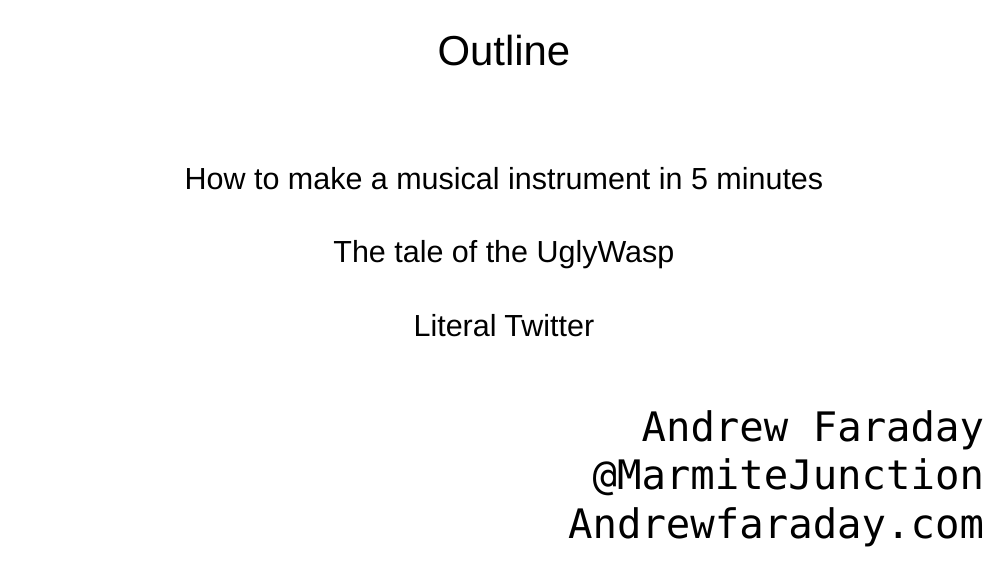
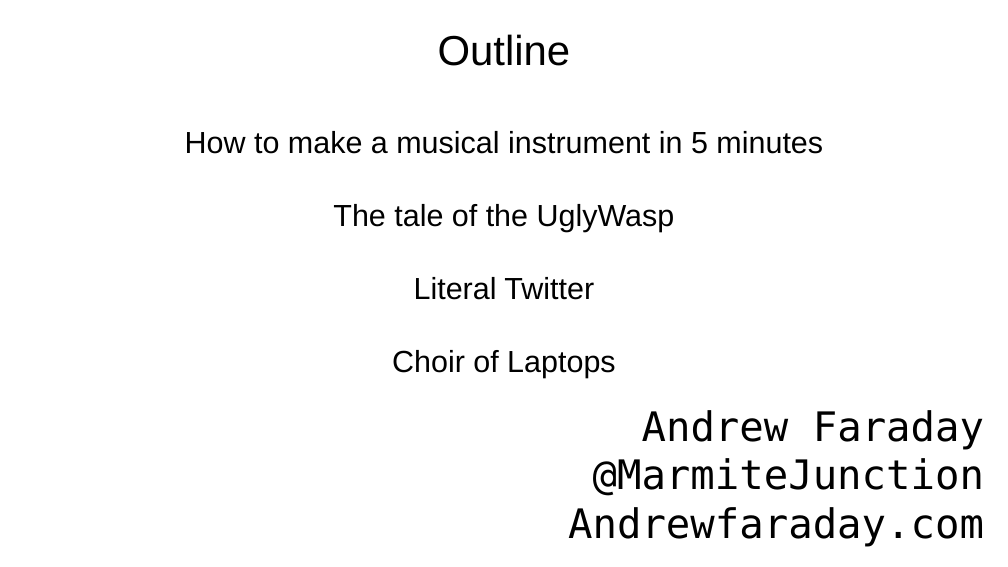
Before and after one commit to AJFaraday/conference-repo, a slide deck: slide 2 of talks/ruby_music/ruby-music.odp. Drawn at 1008x567 pixels with LibreOffice and Linux fonts; fonts in the diff are those of the drawing. Boxes give left, top, right and bottom in pixels: in the first picture for what was removed or moved away, otherwise in the second. Text is boxed around its words. In the diff, an @@ line names an element or a change of style, - is before the commit and + after.

```diff
--- a/talks/ruby_music/ruby-music.odp
+++ b/talks/ruby_music/ruby-music.odp
@@ subtitle at (392, 350, 615, 378): paragraph added @@
+Choir of Laptops
```
Also in this commit, not shown: 1 other slide changed, 7 slides added, 4 other files.
